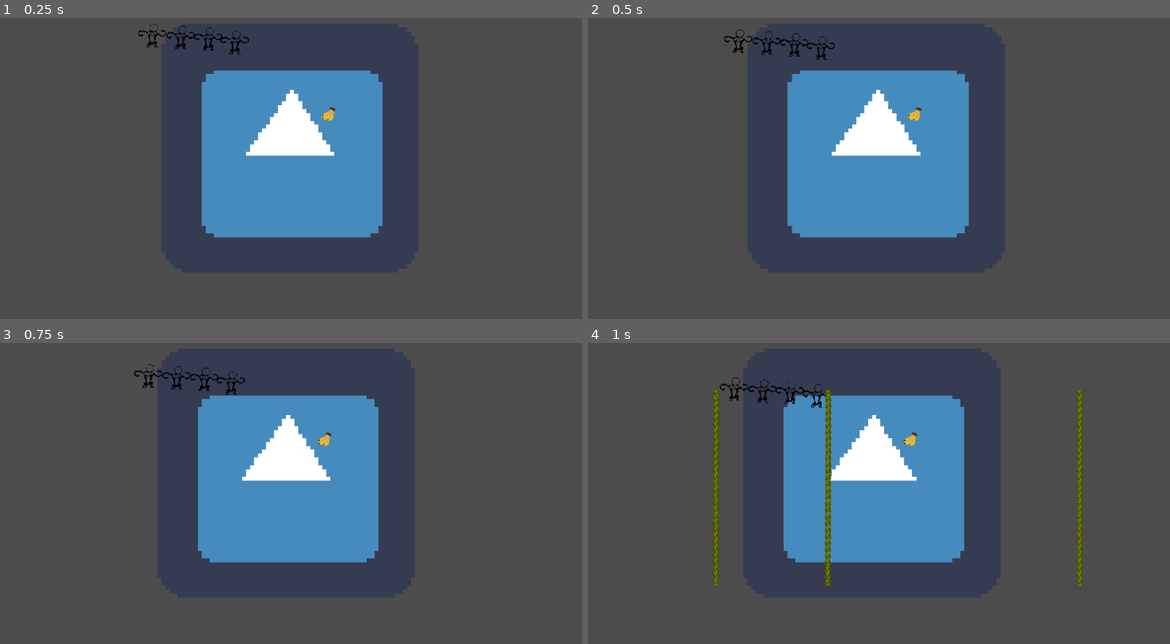
Above: before the commit, frames 1-4 (two rows, left to right).
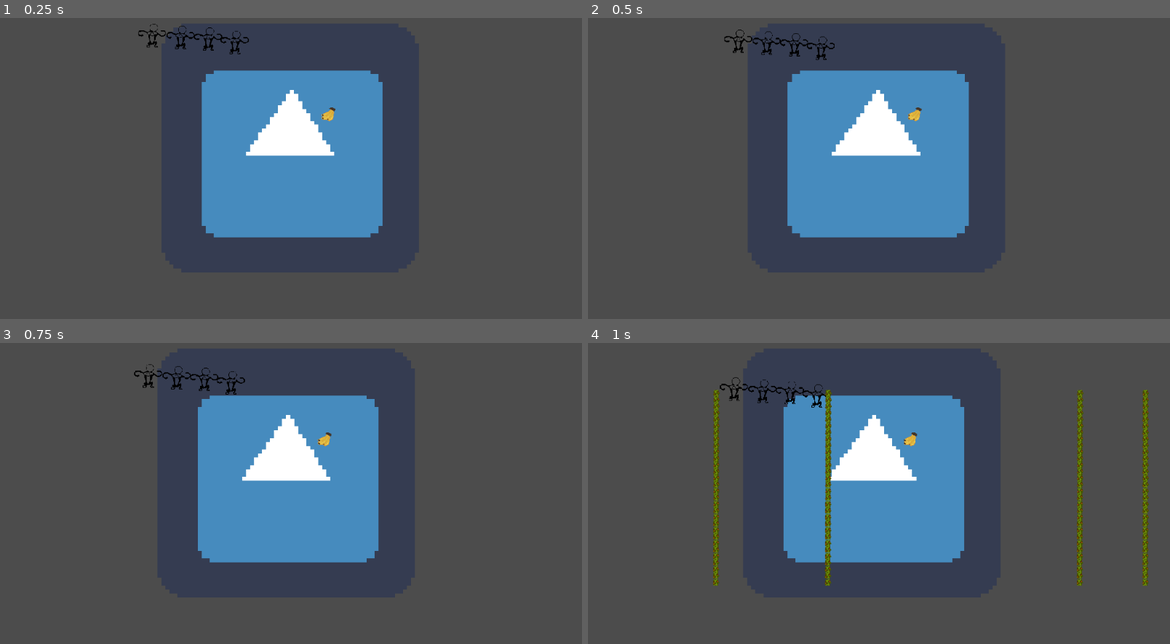
Above: after the commit, the same moments.

Repository: 2S-2-Semanas/gmtk2021
Game: Godot game, scene res://sandbox/SandboxScene.tscn
The game is run twice, just before and just after one commit, with the same random seed, the same clock (stepped at 60 frames per second) and the same inputs. The engine's default icon, where the game draws it, is replaced by a stand-in: a white triangle on a blue panel in a dark square.
Inputs:
- Up to frame 1 (0.25 s): no input
- Up to frame 2 (0.5 s): no input
- Up to frame 3 (0.75 s): hold Right (ui_right) from 0.53 s (still down); hold Space (grab) from 0.53 s (still down)
- Up to frame 4 (1 s): keep holding Right (ui_right); keep holding Space (grab)

Frames 1-3 are identical in both runs. In frame 4, 0.6% of the frame differs, in the area x 95-97%, y 15-81%.

Commit message:
Added second generation of elements to the randomize

Diff:
--- a/utils/RandomGenerator.gd
+++ b/utils/RandomGenerator.gd
@@ -25,6 +25,7 @@
 func _init():
 	element_resource = load('res://liana/Liana.tscn')
 	noise = OpenSimplexNoise.new()
+	randomize()
 	noise.seed = randi()
 	noise.octaves = 1.0
 	noise.period = 1.0
@@ -76,8 +77,12 @@
 #		last_opening = second_opening
 #		openings.append(second_opening)
 
+	generate_elements(camera, openings)
+	generate_elements(camera, openings)
+
+func generate_elements(camera, openings):
 	var elements = {}
-	var arr = range(1, max_columns + 1)
+	# var arr = range(1, max_columns + 1)
 	for i in range(1, max_columns + 1):
 		var ignore_element = false
 
